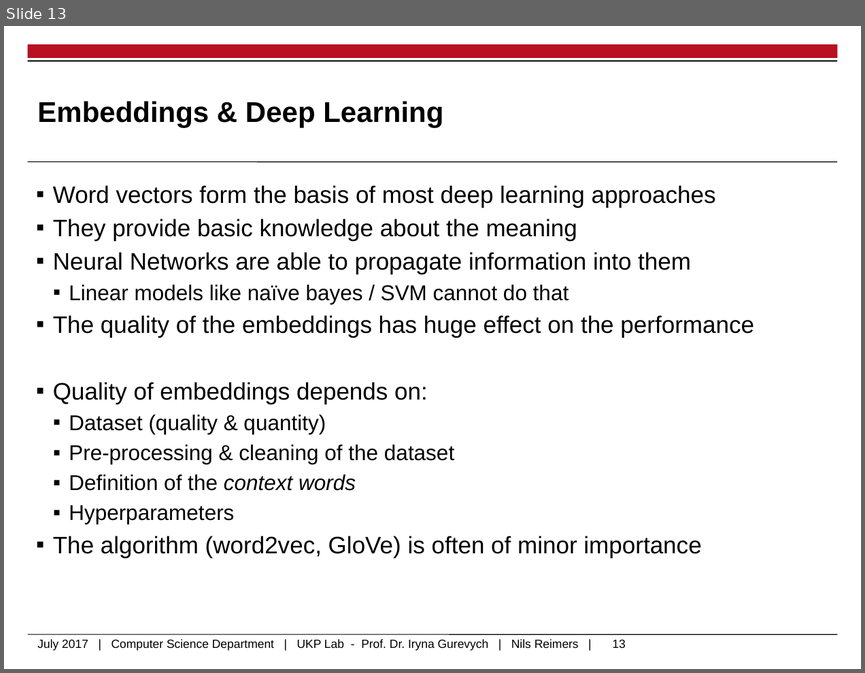
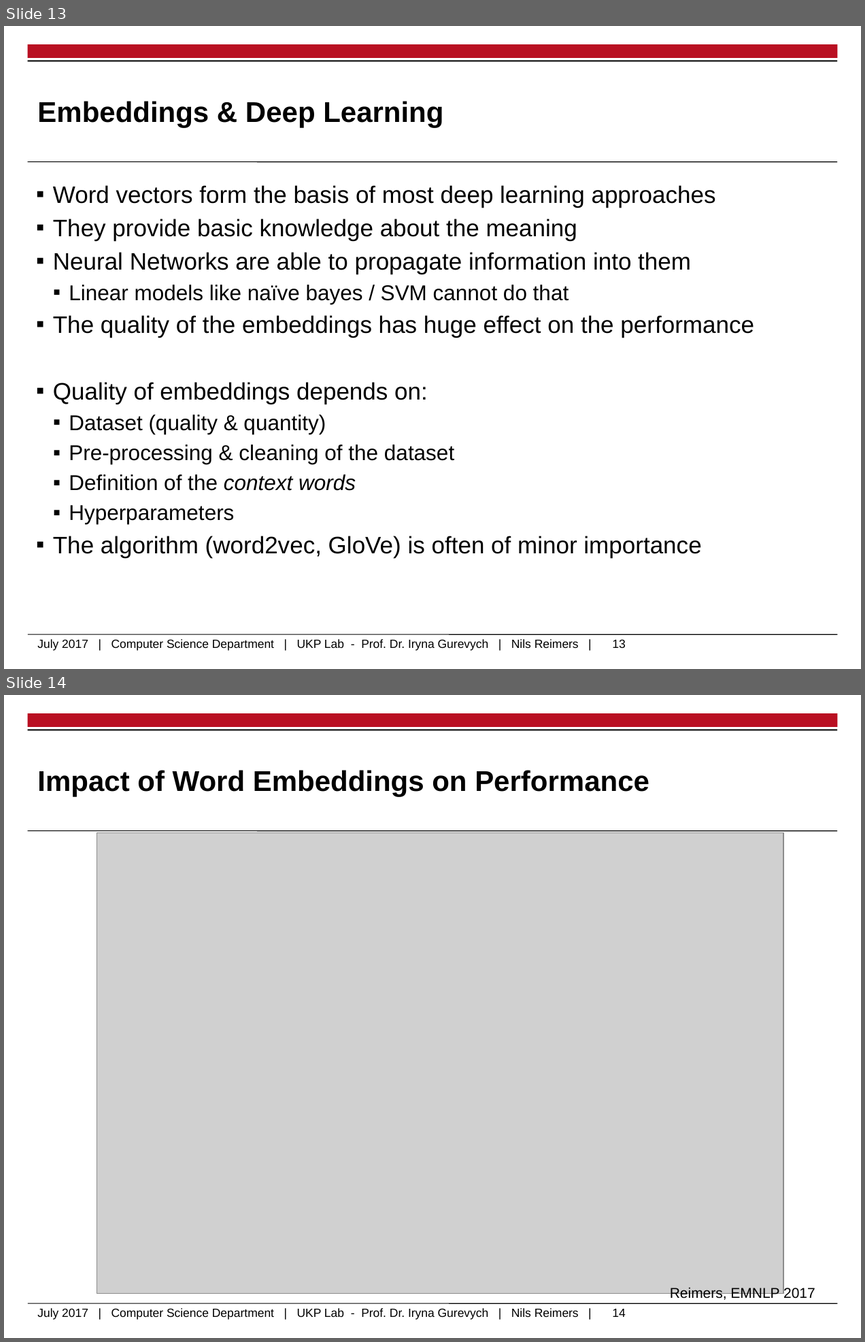
Before and after one commit to UKPLab/deeplearning4nlp-tutorial, a slide deck: 2017-07_Seminar/2_Theory_Word_Embeddings.pptx. Shown one above the other, each under a label of ours: slide 13 before the commit, slides 13 and 14 after it. The pictures are 865x673 and 865x1342 pixels, drawn with LibreOffice and Linux fonts; fonts in the diff are those of the drawing; grey boxes stand for pictures; background and template pictures are left out. Boxes give left, top, right and bottom in pixels: in the first picture for what was removed or moved away, otherwise in the second. Text is boxed around its words. In the diff, an @@ line names an element or a change of style, - is before the commit and + after.

```diff
--- a/2017-07_Seminar/2_Theory_Word_Embeddings.pptx
+++ b/2017-07_Seminar/2_Theory_Word_Embeddings.pptx
@@ slide 14 added at <box>4,695,861,1338</box>, background #FFFFFF; not listed: 5 template elements that a slide beside it also shows @@
@@ title added at <box>37,770,649,797</box>, 24 pt, text #000000, bold @@
+Impact of Word Embeddings on Performance
@@ picture added at <box>96,833,783,1293</box> @@
@@ text added at <box>670,1287,815,1301</box>, 12 pt, text #000000 @@
+Reimers, EMNLP 2017
@@ text added at <box>37,1308,579,1319</box>, 10 pt, text #000000 @@
+July 2017 | Computer Science Department | UKP Lab - Prof. Dr. Iryna Gurevych | Nils Reimers |
```
Also in this commit, not shown: 2 other files.
